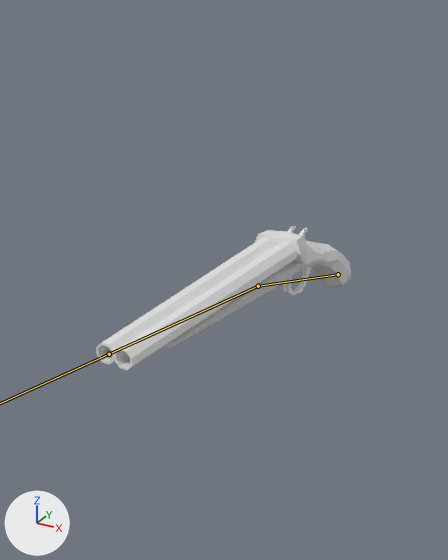
Renders of the FBX model Assets/Models/shotgun.fbx from each side of a commit.
The view is the same before and after, from a camera (50 mm lens) standing at (0.238, -0.516, 0.268) and looking at (-0.034, -0.022, 0.021). Arrows for +X, +Y and +Z are at lower left; the lights stay in place. The bones that bend it are drawn over the model as lines.
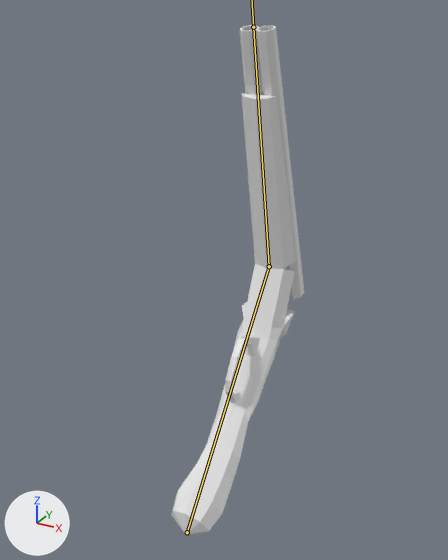
The newer file adds an action. The first version stands in its rest pose; the second is drawn at frame 46 of the action 'Armature|Reloading'.

The change, as a diff of the scene's bpy script:
```diff
--- a/Assets/Models/shotgun.fbx.py
+++ b/Assets/Models/shotgun.fbx.py
@@ bone_bone @@
 bone_bone = bpy.data.objects['Armature'].pose.bones['Bone']
-bone_bone.location = (0.0, 0.0, 0.0)
-bone_bone.rotation_quaternion = (1.0, 0.0, 0.0, 0.0)  # degrees (0, 0, 0)
+bone_bone.location = (0.0, 0.337, 0.228)
+bone_bone.rotation_quaternion = (-0.57, 0.822, 0.0, 0.0)  # degrees (-111, 0, 0)
@@ bone_bone_001 @@
 bone_bone_001 = bpy.data.objects['Armature'].pose.bones['Bone.001']  # child of 'Bone'
-bone_bone_001.rotation_quaternion = (1.0, 0.0, 0.0, 0.0)  # degrees (0, 0, 0)
+bone_bone_001.rotation_quaternion = (0.939, -0.343, -0.004, 0.001)  # degrees (-40, 0, 0)
```

Where the change shows, as pixel boxes (x1, y1, x2, y2) in the pictures (448 x 560 px):
'Cylinder.001', posed (68% narrower, 108% taller)
    before: (96, 238, 297, 370)
    after: (240, 25, 304, 300)
'Cylinder', posed
    before: (254, 226, 351, 295)
    after: (172, 264, 295, 534)
bone 'Bone', root to tip
    before: (338, 274) to (258, 286)
    after: (187, 532) to (269, 266)
bone 'Bone.001', root to tip
    before: (258, 286) to (109, 354)
    after: (269, 266) to (253, 27)
